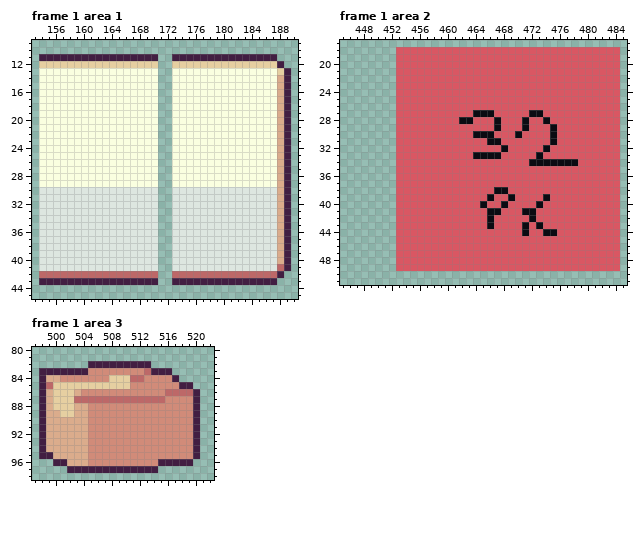
A pixel-art file gets an edit: assets/gfx/assets main file.ase. The first picture shows the starting point.
597x100 pixels, 6 frames. Colours within 5 levels of each other are drawn and written as one. Shown: frame 1 area 1: x 153..190, y 9..45; frame 1 area 2: x 445..485, y 17..51; frame 1 area 3: x 497..522, y 80..98. The old version is drawn lined up with the new one, on the new canvas. The commit also changed other frames or places, which this record leaves out.
Once edited:
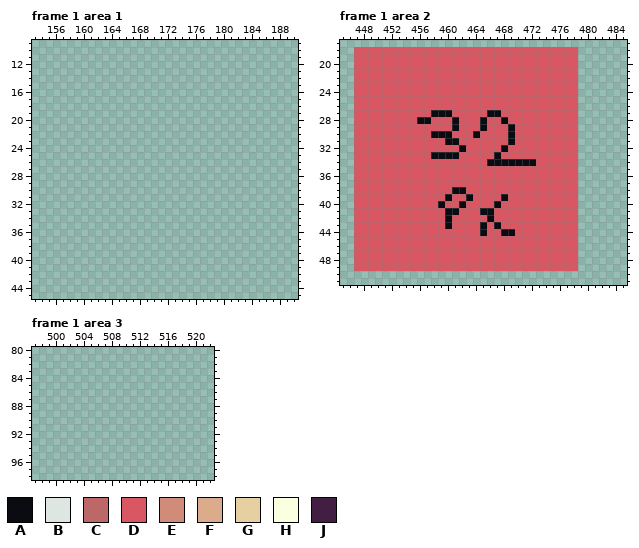
Palette (. is transparent): A #0b0b12  B #dde6e0  C #bd6868  D #d95763  E #d18b79  F #dbac8c  G #e6cfa1  H #faffe0  J #421e42
Difference:
canvas 597x100 -> 707x100, the old top-left corner now at 110,0
Frame 1 area 1:
Colour B is gone in rows 30 to 41 at x 154 to 170 and 173 to 187.
Colour C is gone in row 41 at x 188; in row 42 at x 154 to 170 and 173 to 187.
Colour F is gone in rows 14 to 40 at x 188.
Colour G is gone in row 12 at x 154 to 170 and 173 to 187; in row 13 at x 188.
Colour H is gone in rows 13 to 29 at x 154 to 170 and 173 to 187.
Colour J is gone in row 11 at x 154 to 170 and 173 to 187; in row 12 at x 188; in rows 13 to 41 at x 189; in row 42 at x 188; in row 43 at x 154 to 170 and 173 to 187.
Frame 1 area 2:
The edit turns colour D into colour A in row 27 at x 458 to 460 and 467; in row 28 at x 456 to 457, 461, 465 and 468; in row 29 at x 461, 465 and 469; in row 30 at x 458 to 460 and 469; in row 31 at x 460 to 461 and 469; in row 32 at x 462.
The edit turns colour D into colour A in row 33 at x 458 to 461; in row 34 at x 466 to 471; in row 38 at x 461 to 462; in row 39 at x 460, 463 and 468; in row 40 at x 459, 462 and 467; in row 41 at x 460 to 461 and 465.
The edit turns colour D into colour A in row 42 at x 460; in row 43 at x 460, 465 and 467; in row 44 at x 465 and 468 to 469.
There is now colour D in rows 18 to 49 at x 447 to 452.
The edit turns colour A into colour D in row 27 at x 464 to 465 and 472 to 473; in row 28 at x 462 to 463, 467, 471 and 474; in row 29 at x 467, 471 and 475; in row 30 at x 465 to 466, 470 and 475; in row 31 at x 466 to 467 and 475; in row 32 at x 474.
The edit turns colour A into colour D in row 33 at x 464 to 466 and 473; in row 34 at x 473 to 478; in row 38 at x 467 to 468; in row 39 at x 466, 469 and 474; in row 40 at x 465, 468 and 473; in row 41 at x 467 and 471 to 472.
The edit turns colour A into colour D in row 42 at x 472; in row 43 at x 466, 471 and 473; in row 44 at x 471 and 474 to 475.
Colour D is gone in rows 18 to 49 at x 479 to 484.
Frame 1 area 3:
Colour C is gone in row 83 at x 513; in row 84 at x 511 to 512; in row 85 at x 499; in row 86 at x 516 to 519; in row 87 at x 503 to 515.
Colour E is gone in row 83 at x 505 to 512; in row 84 at x 501 to 507 and 513 to 516; in row 85 at x 511 to 517; in row 86 at x 504 to 515; in row 87 at x 516 to 519; in rows 88 to 95 at x 505 to 519.
Colour E is gone in row 96 at x 505 to 514.
Colour F is gone in row 84 at x 499 to 500; in row 86 at x 499 and 503; in row 87 at x 499; in row 88 at x 499 and 503 to 504; in row 89 at x 499 to 500 and 503 to 504; in rows 90 to 94 at x 499 to 504.
Colour F is gone in row 95 at x 500 to 504; in row 96 at x 502 to 504.
Colour G is gone in row 84 at x 508 to 510; in row 85 at x 500 to 510; in rows 86 to 88 at x 500 to 502; in row 89 at x 501 to 502.
Colour J is gone in row 82 at x 505 to 513; in row 83 at x 498 to 504 and 514 to 516; in row 84 at x 498 and 517; in row 85 at x 498 and 518 to 519; in rows 86 to 94 at x 498 and 520; in row 95 at x 498 to 499 and 520.
Colour J is gone in row 96 at x 500 to 501 and 515 to 519; in row 97 at x 502 to 514.
